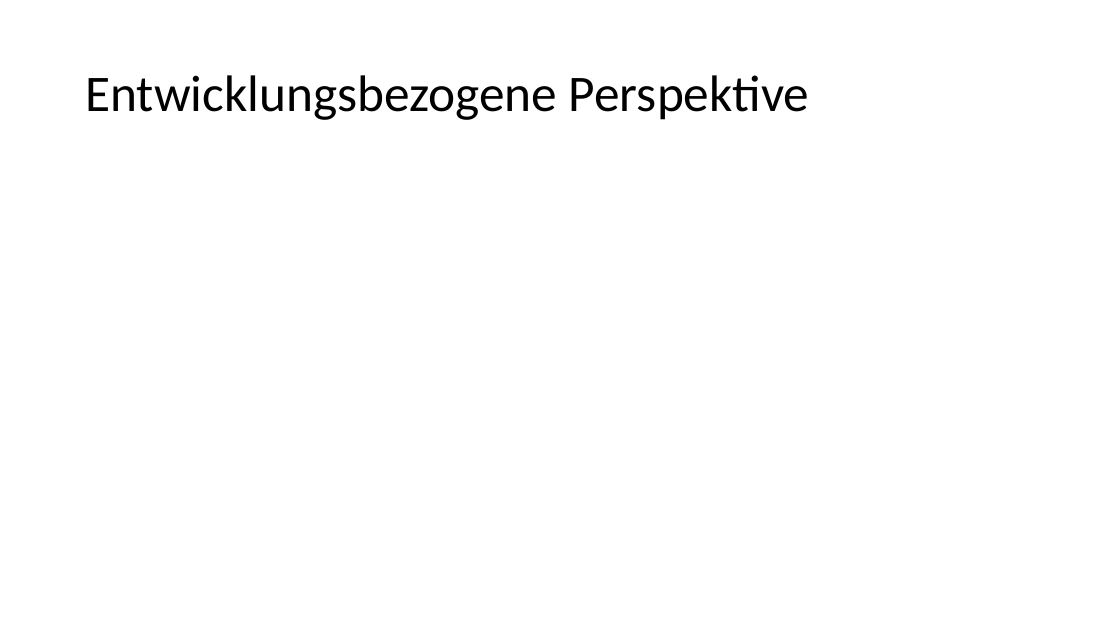
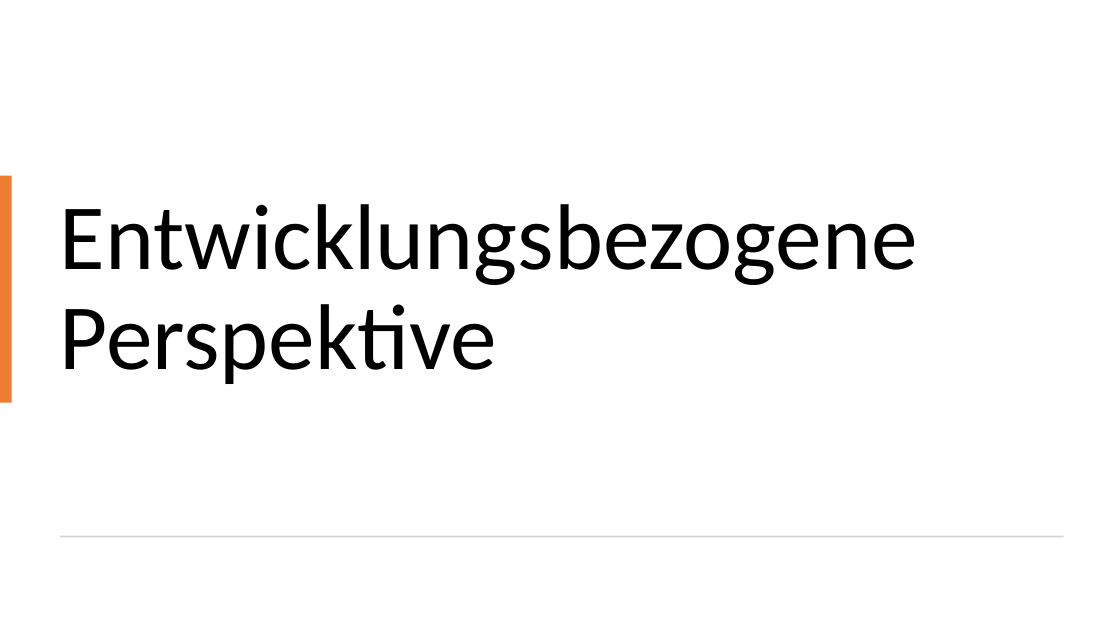
Before and after one commit to Carmen-MI/Erdrevolution_Carmen, a slide deck: slide 4 of Präsentation.pptx. Drawn at 1120x630 pixels with LibreOffice and Linux fonts; fonts in the diff are those of the drawing. Boxes give left, top, right and bottom in pixels: in the first picture for what was removed or moved away, otherwise in the second. Text is boxed around its words. In the diff, an @@ line names an element or a change of style, - is before the commit and + after.

```diff
--- a/Präsentation.pptx
+++ b/Präsentation.pptx
@@ title "Entwicklungsbezogene Perspektive": place and size @@
-title "Entwicklungsbezogene Perspektive" at <box>85,75,809,120</box>
+title "Entwicklungsbezogene Perspektive" at <box>60,204,918,384</box>
@@ title "Entwicklungsbezogene Perspektive" at <box>60,204,918,384</box>: size 44 to 80 pt @@
@@ rectangle added at <box>0,176,12,402</box>, fill #ED7D31 @@
@@ rectangle added at <box>60,536,1064,538</box>, fill #D5D5D5 @@
```
Also in this commit, not shown: 9 other slides changed, 1 slide added, 1 other file.
